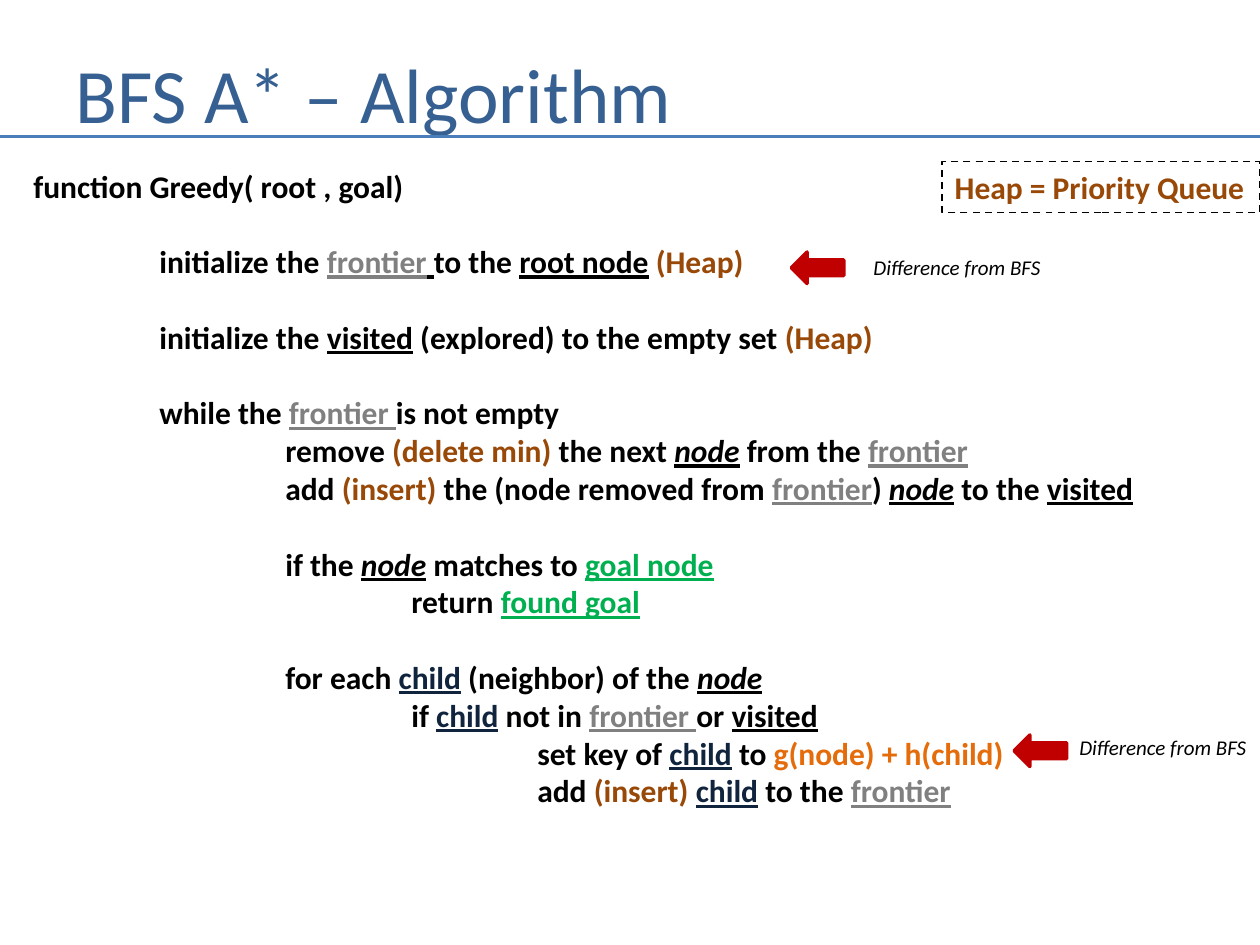
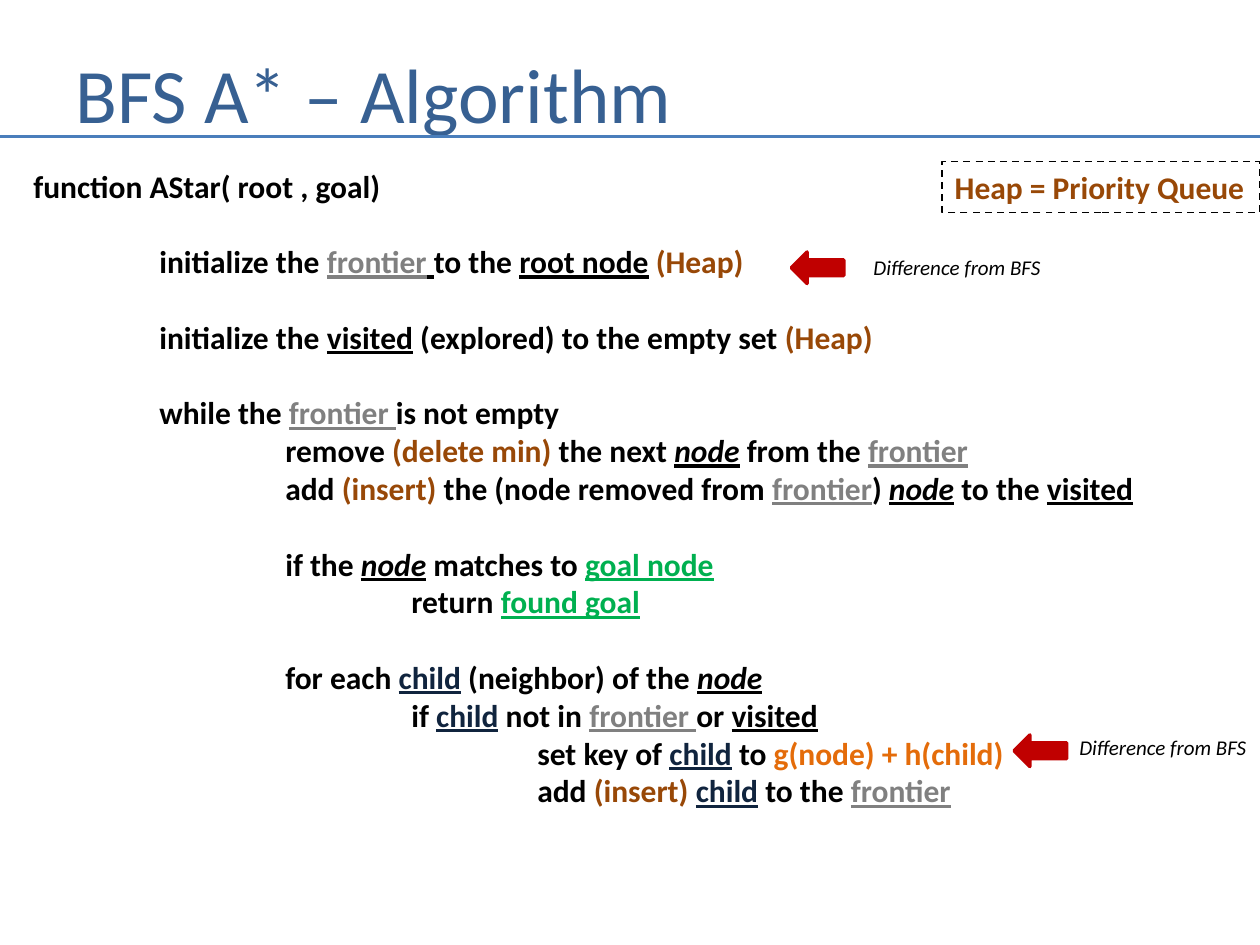
Before and after one commit to andrewferlitsch/Portland-Data-Science-Group, a slide deck: slide 13 of Presentations/AI - Greedy.pptx. Drawn at 1260x945 pixels with LibreOffice and Linux fonts; fonts in the diff are those of the drawing. Boxes give left, top, right and bottom in pixels: in the first picture for what was removed or moved away, otherwise in the second. Text is boxed around its words. In the diff, an @@ line names an element or a change of style, - is before the commit and + after.

Commit message:
corrected func name in AStar

```diff
--- a/Presentations/AI - Greedy.pptx
+++ b/Presentations/AI - Greedy.pptx
@@ text at (33,175,744,279): text changed @@
-function Greedy( root , goal)
-initialize the frontier to the root node (Heap)
+function AStar( root , goal)
+initialize the frontier to the root node (Heap)
```
